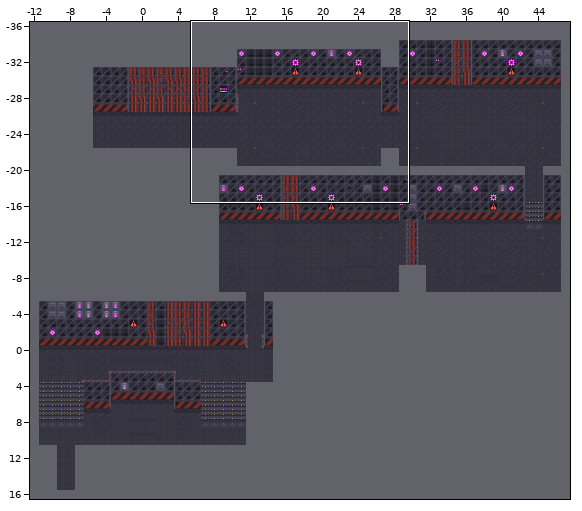
One commit to this Tiled map: Rooms/Area5/5-2/5-2.tmx. The picture above shows the old version from afar; the outline marks the close-up.
Close-up. Old version:
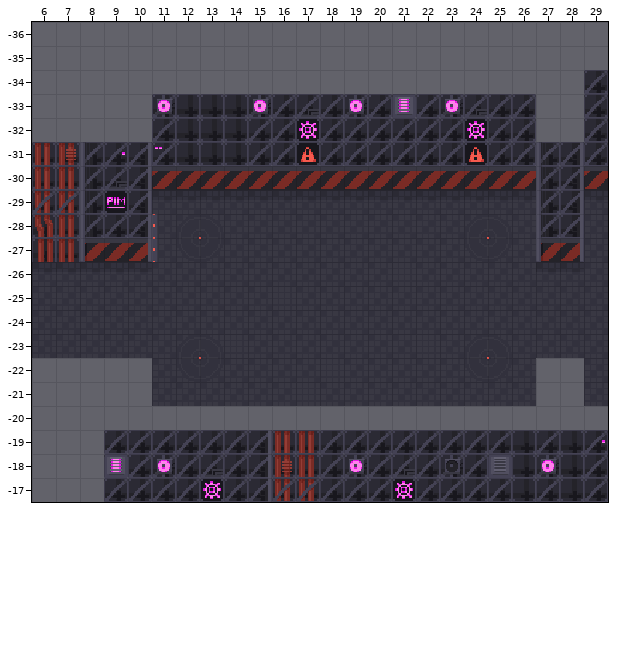
Cells are 16x16 px. Shown: x 6..29, y -36..-17. The commit also changed other parts of the map, which this record leaves out.
New version:
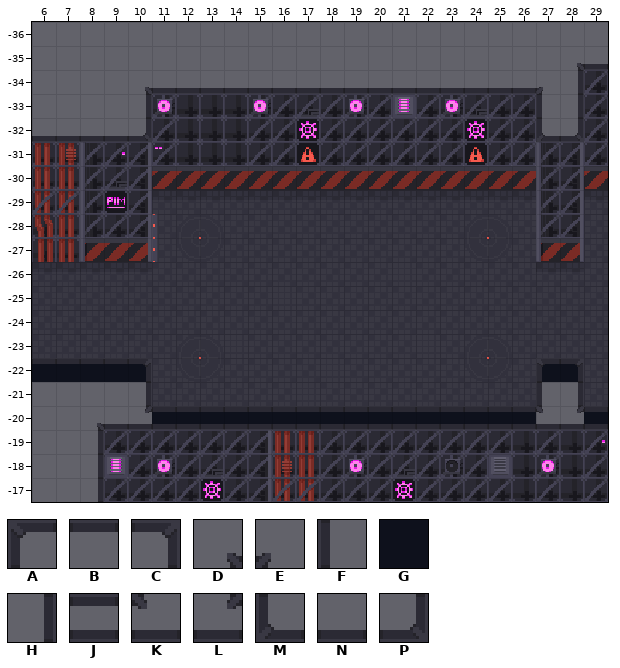
Key: from "bg_glasstown_02": A 576, B 577, C 578, D 579, E 580, F 608, G 609, H 610, J 614, K 615, L 616, M 640, N 641, P 642.
_ is an empty cell.
Tiles of an added or newly shown layer are drawn over the layers below it.
Diff:
Layer "BlackAbove" (added):
The edit adds tile G in row -22 at x 6 to 10 and 27 to 28; in row -20 at x 11 to 26 and 29.
Layer "WallEdges" (added):
The edit adds tile A in row -22 at x 27.
The edit adds tile B in row -22 at x 6 to 9.
The edit adds tile C in row -22 at x 10 and 28.
The edit adds tile D in row -35 at x 28; in row -34 at x 10; in row -20 at x 8.
The edit adds tile E in row -34 at x 27.
The edit adds tile F in row -33 at x 27; in row -21 at x 27.
The edit adds tile H in row -34 at x 28; in row -33 at x 10 and 28; in row -21 at x 10 and 28; in rows -19 to -17 at x 8.
The edit adds tile J in row -20 at x 11 to 26 and 29.
The edit adds tile K in row -20 at x 27.
The edit adds tile L in row -20 at x 10 and 28.
The edit adds tile M in row -32 at x 27.
The edit adds tile N in row -35 at x 29; in row -34 at x 11 to 26; in row -32 at x 6 to 9; in row -20 at x 9.
The edit adds tile P in row -32 at x 10 and 28.
Changed places in both close-ups, as pixel boxes (x1, y1, x2, y2):
added: (32, 63, 608, 142)
added: (32, 358, 608, 502)
